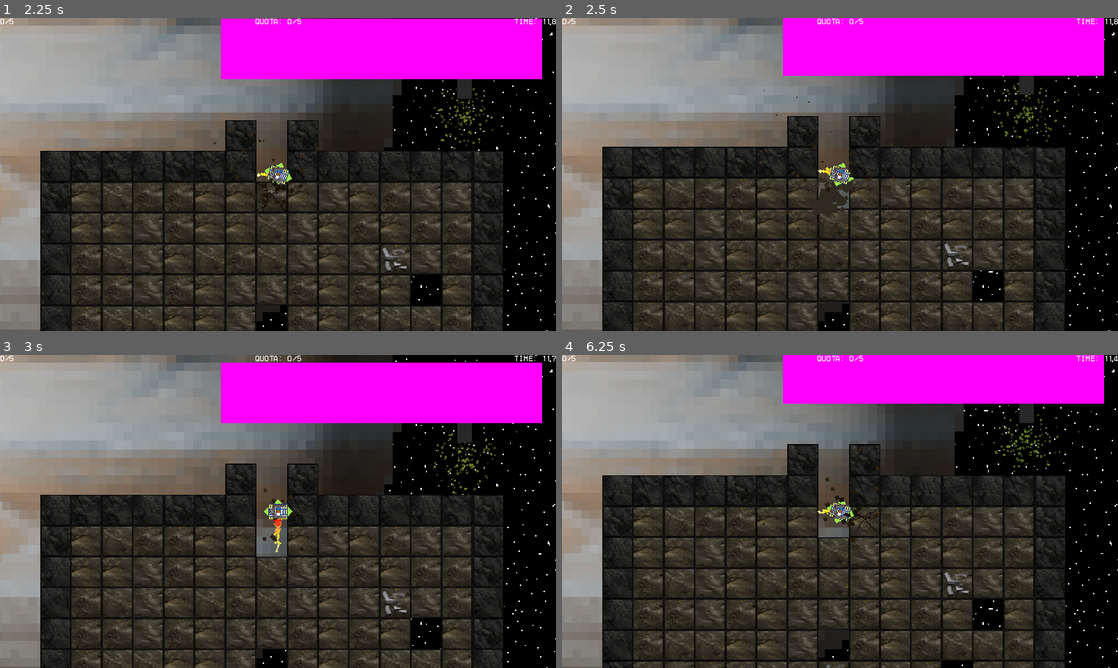
Above: before the commit, frames 1-4 (two rows, left to right).
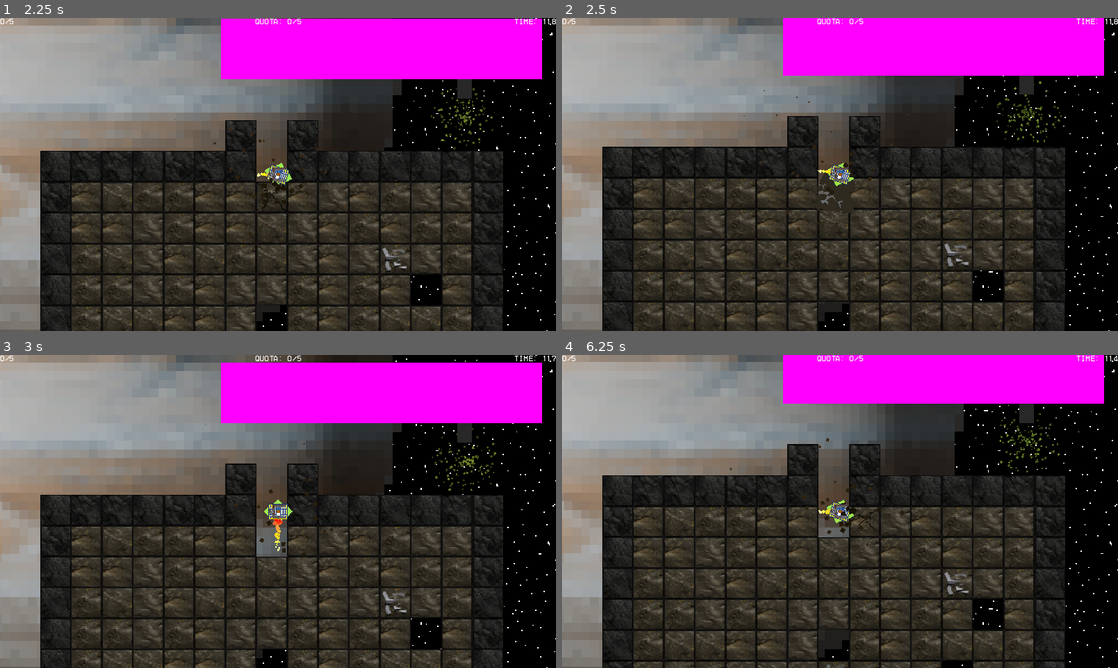
Above: after the commit, the same moments.

Repository: MissionToPsyche-Iridium/iridium_21q_web_game-csu
Game: Godot game, scene res://Scenes/pre.tscn
The game is run twice, just before and just after one commit, with the same random seed, the same clock (stepped at 60 frames per second) and the same inputs.
Inputs (mouse positions are in pixels of both pictures, inside the frame that each line leads up to):
- Up to frame 1 (2.25 s): move the mouse to (400, 158) at 0.52 s; hold D (right) 0.53-1.28 s; tap Space (Leave) at 0.6, 1.35, 2.1 s; move the mouse to (166, 190) at 1.27 s; hold S (down) 1.28-2.03 s; move the mouse to (333, 105) at 2.02 s; hold D (right) from 2.03 s (still down)
- Up to frame 2 (2.5 s): keep holding D (right)
- Up to frame 3 (3 s): move the mouse to (250, 574) at 2.77 s; release D (right) at 2.78 s; hold W (up) from 2.78 s (still down); tap Space (Leave) at 2.85 s
- Up to frame 4 (6.25 s): move the mouse to (1006, 558) at 3.52 s; release W (up) at 3.53 s; hold A (left) 3.53-5.03 s; tap Space (Leave) every 0.75 s from 3.6 to 5.85 s; move the mouse to (673, 464) at 4.27 s; move the mouse to (867, 511) at 5.02 s; hold S (down) 5.03-5.78 s; move the mouse to (756, 433) at 5.77 s; hold D (right) from 5.78 s (still down)

Frame 1 is identical in both runs. In frame 2, 0.6% of the frame differs, in the area x 45-90%, y 20-64%; in frame 3, 0.5%; in frame 4, 0.6%, in the area x 28-90%, y 17-65%.

Commit message:
Redid the mine code, now works on a damage system rather then timers. Allows us to make more drill types.

Diff:
--- a/Objects/drone.tscn
+++ b/Objects/drone.tscn
@@ -1,8 +1,7 @@
-[gd_scene load_steps=15 format=3 uid="uid://c5c4d80q5qjwo"]
+[gd_scene load_steps=14 format=3 uid="uid://c5c4d80q5qjwo"]
 
 [ext_resource type="Script" path="res://scripts/DroneMove.gd" id="1_4y1nq"]
 [ext_resource type="Texture2D" uid="uid://dkccrjow40fex" path="res://Assets/shiptemp.png" id="1_oor70"]
-[ext_resource type="Script" path="res://scripts/timerholder.gd" id="3_6ojof"]
 [ext_resource type="Script" path="res://scripts/drill.gd" id="3_t21jt"]
 [ext_resource type="PackedScene" uid="uid://btnu5cojv3awv" path="res://Objects/drillparts.tscn" id="4_civlp"]
 [ext_resource type="Texture2D" uid="uid://cny3ad0l52wrl" path="res://Assets/drillstemp.png" id="5_bcav7"]
@@ -33,7 +32,6 @@
 shape = SubResource("RectangleShape2D_imawl")
 
 [node name="RayCasts" type="Node2D" parent="."]
-script = ExtResource("3_6ojof")
 
 [node name="RayCastRight" type="RayCast2D" parent="RayCasts"]
 target_position = Vector2(25, 0)
--- a/Objects/rocktimer.tscn
+++ b/Objects/rocktimer.tscn
@@ -5,10 +5,7 @@
 [ext_resource type="AudioStream" uid="uid://bp6d0cciromuj" path="res://Assets/audio/sfx/crack_2.ogg" id="3_p1snq"]
 [ext_resource type="AudioStream" uid="uid://cakotcr4jsfgg" path="res://Assets/audio/sfx/crack_3.ogg" id="4_oobja"]
 
-[node name="rocktimer" type="Timer"]
-process_callback = 0
-one_shot = true
-autostart = true
+[node name="Node" type="Node"]
 script = ExtResource("1_464ec")
 
 [node name="crack 1" type="AudioStreamPlayer" parent="."]
--- a/scripts/drill.gd
+++ b/scripts/drill.gd
@@ -5,17 +5,10 @@
 @onready var tilepos = null
 
 
-signal mining_tile(cords: Vector2, tile: TileMapLayer, emiter: String)
-signal stop_mining_tile(emiter: String)
-
 func _physics_process(delta: float) -> void:
 	if is_colliding():
 		var tile = get_collider()
 		if tile is Mineable: #custom class from mineable object.
-			#VERY HACKY
-			#Not great for performance but fixes the "sticky drills" bug so this works for now.
-			#most likely fine...
-			emit_signal("stop_mining_tile", self.name)
 			particles.emitting = false
 			#Weird to get tile we wish to remove
 			var transform2d = PhysicsServer2D.body_get_state(get_collider_rid(), PhysicsServer2D.BODY_STATE_TRANSFORM)
@@ -28,13 +21,11 @@
 			if !canmine:
 				return
 			particles.emitting = true
-			emit_signal("mining_tile", tilepos, tile, self.name)
+			tile.damage_tile(tilepos) #Damage tile at pos.
 		pass
 	pass
 	if !is_colliding():
 		particles.emitting = false
-		emit_signal("stop_mining_tile", self.name)
-		#emit no longer colliding.
 		pass
 func _ready() -> void:
 	pass
--- a/scripts/dronestats.gd
+++ b/scripts/dronestats.gd
@@ -6,7 +6,7 @@
 @onready var grabberspeed: float = 0.04 #how fast the grabber moves when grabbing something. (def 0.04)
 @onready var grabberrange: int = 128 #How big the radius for the grbaber is (def 128px)
 
-@onready var drillspeed: float = 1 #time (sec) it takes for a drill to fully break a block.
+@onready var drillspeed: float = 1 #Damage delt to block every 30 sec (Ex if set to 1, 30 damage every 1 sec).
 @onready var drillstr: int = 0 #TODO, not used anywhere right now. How effected a drill is by harder blocks. (def 0)
 
 @onready var dronespeed: int = 200 #How fast the drone moves. (def 200)
--- a/scripts/mine.gd
+++ b/scripts/mine.gd
@@ -6,7 +6,9 @@
 @export var layersbeforegen = 3 # How many layers down before ore can appear -1.
 @onready var rockonmineparts = preload("res://Objects/rockonmineparts.tscn") # Ref for particles after removing block.
 @onready var pickup = preload("res://Objects/pickup.tscn")
+@onready var rocktimer = preload("res://Objects/rocktimer.tscn")
 @onready var background = $Back #Background tilesheet.
+@onready var cracks = $Cracks
 
 
 #IDS
@@ -61,8 +63,31 @@
 	6: Color(0.337, 0.314, 0.102),
 	7: Color(0.706, 0.125, 0.067)
 }
-
-func erase_cell_and_drop(coords: Vector2i): #the base erase_cell call but now also spawns drops for the player to pick up.
+var damagedtiles: Array = [] #Array list of every tile we have damaged.
+#Uses the new
+
+func damage_tile(coords: Vector2):
+	#var data: TileData = get_cell_tile_data(coords) #Get our tile data.
+	for bundle in get_children(): #Check to see if we have already hit that tile.
+		if bundle is RockTimer:
+			if bundle.cords == coords:
+				bundle.hitpoints -= Dronestats.drillspeed #Update THAT bundle.
+				return
+	#Otherwise, its a new bundle
+	#Important to note that the bundles auto remove when there HP is less then or = to 0.
+	#Make a new bundle at those cords.
+	var timersinstance: RockTimer = rocktimer.instantiate()
+	timersinstance.cords = coords
+	timersinstance.hitpoints = 60 #NOTE: temp, change this later.
+	add_child(timersinstance)
+	timersinstance.connect("erase_crack_tile", _erase_cell_and_drop)
+	timersinstance.connect("update_cracked_tile", _update_cracked)
+
+
+func _update_cracked(stage: int, cords: Vector2):
+	cracks.set_cell(cords, 0, Vector2(stage, 0), 0)
+
+func _erase_cell_and_drop(coords: Vector2): #the base erase_cell call but now also spawns drops for the player to pick up.
 	var data: TileData = get_cell_tile_data(coords)
 	var id: int = data.get_custom_data("id")
 
@@ -76,6 +101,7 @@
 
 	#Remove the cell
 	erase_cell(coords)
+	cracks.erase_cell(coords)
 
 	#Then spawn pickup(s) IF NEEDED. Need luck stat for player in global, not finished yet so set to 1 per block.
 	if id != 1: #If we did NOT mine rock...
@@ -103,6 +129,12 @@
 			pickupinstance.id = id
 			add_child(pickupinstance)
 
+	#Lazy way to remove the timer at that cords.
+	#This is kinda bad but it works.
+	for bundle in get_children():
+		if bundle is RockTimer:
+			if bundle.cords == coords:
+				bundle.queue_free()
 
 func init_grid_array(h, w):
 	#Function to setup the grid, takes in h and w to get the height and width of the 2d array.
--- /dev/null
+++ b/scripts/raydamagebundle.gd
@@ -0,0 +1,11 @@
+#Custom Godot class to keep timers bundled with there Cords.
+extends Node
+class_name RayDamageBundle
+@onready var cords: Vector2
+@onready var hitpoints: float
+@onready var hardness: float
+
+func _init(p_cords: Vector2, p_hitpoints: float, p_hardness: float) -> void:
+	cords = p_cords
+	hitpoints = p_hitpoints
+	hardness = p_hardness
--- a/scripts/raytimerbundle.gd
+++ /dev/null
@@ -1,9 +0,0 @@
-#Custom Godot class to keep timers bundled with there Cords.
-extends Node
-class_name RayTimerBundle
-@onready var cords: Vector2
-@onready var timer: Timer
-
-func _init(p_cords: Vector2, p_timer: Timer) -> void:
-	cords = p_cords
-	timer = p_timer
--- a/scripts/rocktimer.gd
+++ b/scripts/rocktimer.gd
@@ -1,8 +1,11 @@
-extends Timer
+class_name RockTimer
+extends Node
 
 @onready var stage = 1 #1-4 how broken should this block display as? we have 4 breakable sprites.
 @onready var interval #Time inbetween before updating cracks.
 @onready var cords: Vector2 #Knows its cords, helps keep track of timers.
+@onready var hitpoints: float #Hitpoints of the block.
+@onready var brokenflag: bool = false #if true, block broken.
 @onready var crack1: AudioStreamPlayer = $"crack 1"
 @onready var crack2: AudioStreamPlayer = $"crack 2"
 @onready var crack3: AudioStreamPlayer = $"crack 3"
@@ -21,7 +24,8 @@
 func _ready() -> void:
 	sounds.append(crack1)
 	sounds.append(crack2)
-	interval = wait_time / 4
+	sounds.append(crack3)
+	interval = hitpoints / 4
 	for i in range(0,4):
 		intervalarr.append(interval*i)
 
@@ -31,17 +35,14 @@
 	sounds[i].pitch_scale = pitch
 	sounds[i].play()
 
-func _exit_tree() -> void:# Called RIGHT before object is killed.
-	emit_signal("erase_crack_tile", cords)
-	pass
-
-
-
 # Called every frame. 'delta' is the elapsed time since the previous frame.
 func _process(delta: float) -> void:
 	for numb in intervalarr:
-		if numb >= time_left and !spentintervals.has(numb):
+		if numb >= hitpoints and !spentintervals.has(numb):
 			stage = intervalarr.find(numb)
 			spentintervals.append(numb)
 			emit_signal("update_cracked_tile", stage-1, cords)
 			play_random_sound()
+	if hitpoints <= 0 and brokenflag != true:
+		emit_signal("erase_crack_tile", cords)
+		brokenflag = true #Check to make sure we don't "double break" the block.
--- a/scripts/timerholder.gd
+++ /dev/null
@@ -1,142 +0,0 @@
-extends Node2D
-#See raytimerbundle.gd for class def.
-@onready var activeright: RayTimerBundle
-@onready var activeleft: RayTimerBundle
-@onready var activeup: RayTimerBundle
-@onready var activedown: RayTimerBundle
-@onready var inactivetiles = [] #Tiles NOT being mined that still have a timer attached.
-var actives = [] #Active array to make code better.
-
-@onready var tilemap: TileMapLayer #Store for tilemap object.
-@onready var tilemapcracks: TileMapLayer
-@onready var timer = preload("res://Objects/rocktimer.tscn") # Ref for timer.
-
-#Ray cast Refs
-@onready var raycastright = $RayCastRight
-@onready var raycastleft = $RayCastLeft
-@onready var raycastup = $RayCastUp
-@onready var raycastdown = $RayCastDown
-func _ready() -> void:
-	raycastright.connect("mining_tile", _on_mining_tile)
-	raycastleft.connect("mining_tile", _on_mining_tile)
-	raycastdown.connect("mining_tile", _on_mining_tile)
-	raycastup.connect("mining_tile", _on_mining_tile)
-
-	raycastright.connect("stop_mining_tile", _stop_mining_tile)
-	raycastleft.connect("stop_mining_tile", _stop_mining_tile)
-	raycastdown.connect("stop_mining_tile", _stop_mining_tile)
-	raycastup.connect("stop_mining_tile", _stop_mining_tile)
-
-
-func _timer_timeout(spenttimer: Timer): # Called when a timer finishes.
-	#Go through all actives to find the one that spent the timer.
-	#Giant mess...
-	if activeright != null:
-		if activeright.timer == spenttimer:
-			spenttimer.queue_free()
-			tilemap.erase_cell_and_drop(activeright.cords)
-			pass
-	if activeleft != null:
-		if activeleft.timer == spenttimer:
-			spenttimer.queue_free()
-			tilemap.erase_cell_and_drop(activeleft.cords)
-			pass
-	if activedown != null:
-		if activedown.timer == spenttimer:
-			spenttimer.queue_free()
-			tilemap.erase_cell_and_drop(activedown.cords)
-			pass
-	if activeup != null:
-		if activeup.timer == spenttimer:
-			spenttimer.queue_free()
-			tilemap.erase_cell_and_drop(activeup.cords)
-			pass
-	pass
-func _update_cracked_tile(stage: int, cords: Vector2):
-	tilemapcracks.set_cell(cords, 0, Vector2(stage, 0), 0)
-	pass
-func _erase_crack_tile(cords: Vector2):
-	tilemapcracks.erase_cell(cords)
-	pass
-func active_to_inactive(bundle: RayTimerBundle):
-	inactivetiles.append(bundle)
-func _stop_mining_tile(emiter: String):
-	#When a raycast stops mining a tile, this is emited.
-	if emiter == "RayCastRight":
-		if activeright != null:
-			if activeright.timer != null:
-				activeright.timer.paused = true
-				active_to_inactive(activeright)
-				activeright = null
-	elif emiter == "RayCastLeft":
-		if activeleft != null:
-			if activeleft.timer != null:
-				activeleft.timer.paused = true
-				active_to_inactive(activeleft)
-				activeleft = null
-	elif emiter == "RayCastDown":
-		if activedown != null:
-			if activedown.timer != null:
-				activedown.timer.paused = true
-				active_to_inactive(activedown)
-				activedown = null
-	elif emiter == "RayCastUp":
-		if activeup != null:
-			if activeup.timer != null:
-				activeup.timer.paused = true
-				active_to_inactive(activeup)
-				activeup = null
-	pass
-
-func string_to_raycast_set(emiter: String, tempbundle: RayTimerBundle): #Sets the RayTimerBundle Var of the emiter.
-	if emiter == "RayCastRight":
-		activeright = tempbundle
-	elif emiter == "RayCastLeft":
-		activeleft = tempbundle
-	elif emiter == "RayCastDown":
-		activedown = tempbundle
-	elif emiter == "RayCastUp":
-		activeup = tempbundle
-func already_mining(cords: Vector2):
-	if activeright != null:
-		if activeright.cords == cords:
-			return true
-	if activeleft != null:
-		if activeleft.cords == cords:
-			return true
-	if activedown != null:
-		if activedown.cords == cords:
-			return true
-	if activeup != null:
-		if activeup.cords == cords:
-			return true
-	else:
-		return false
-
-func _on_mining_tile(cords: Vector2, tilemaplayer: TileMapLayer, emiter: String) -> void:
-	#Just made this so we can pass the ref to this script.
-	if tilemap == null:
-		tilemap = tilemaplayer
-		tilemapcracks = tilemaplayer.get_node("Cracks")
-	#Check to see if that tile is in the inactive tiles.
-	for bundle in inactivetiles:
-		if cords == bundle.cords:
-			string_to_raycast_set(emiter, bundle)
-			bundle.timer.paused = false
-			inactivetiles.erase(bundle) #No longer inactive, remove from list.
-			pass
-			#if it is, set it active to the emiter.
-	#Check to see if we are already mining a tile at that cords.
-	if !already_mining(cords):
-	#Otherwise assume its a new tile.
-		var curtimer = timer.instantiate()
-		tilemap.add_child(curtimer)
-		curtimer.cords = cords
-		curtimer.start(Dronestats.drillspeed) #Change this to speed var someday. Or come up with math form.
-		curtimer.connect("timeout", _timer_timeout.bind(curtimer))
-		curtimer.connect("update_cracked_tile", _update_cracked_tile)
-		curtimer.connect("erase_crack_tile", _erase_crack_tile)
-		var tempbundle = RayTimerBundle.new(cords, curtimer)
-		string_to_raycast_set(emiter, tempbundle)
-	else:
-		pass
